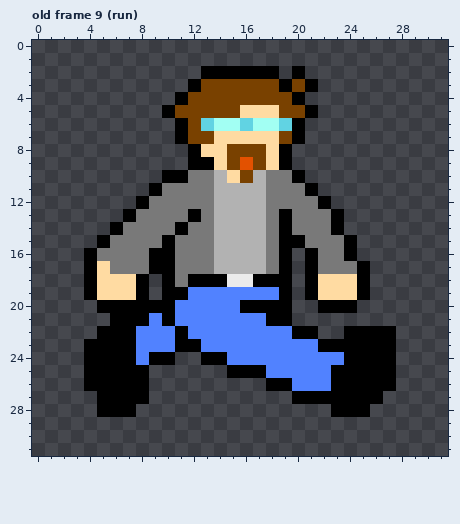
Pixel-art file -- chase-game/graphics/xander/xander.ase. The first picture shows the starting point.
32x32 pixels, 13 frames. Shown: old frame 9 (run).
After the commit:
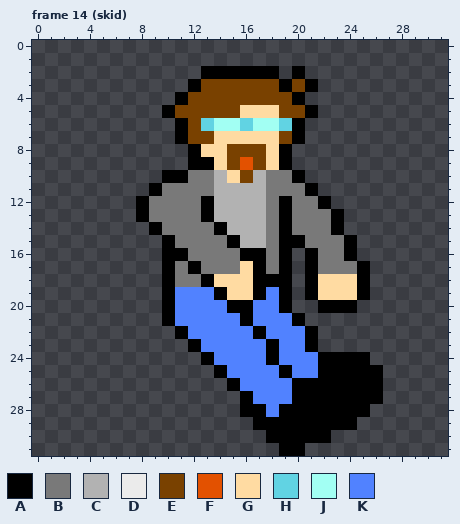
Palette (. is transparent): A #000000  B #797979  C #b2b2b2  D #ebebeb  E #794100  F #e35100  G #ffdba2  H #61d3e3  J #a2fff3  K #5182ff
A new or re-ordered frame is compared with the old frame closest to it.
Log entry: Added skid animation and made scene for player anim controller.
Difference:
frames 13 -> 14
Frame 14 (skid) is new; against old frame 9 (run):
y 12: x 13 B -> A; x 19 B -> A
y 13: x 7..8 AB -> .A; x 12..13 AB -> BA
y 14: x 6..9 ABBB -> ...A; x 11 A -> B; x 14 C -> A
y 15: x 5..9 ABBBB -> .....; x 14..15 CC -> BA
y 16: x 4..9 ABBBBA -> ......; x 11 B -> A; x 14..17 CCCC -> BBAA
y 17: x 4..9 AGBBBA -> ......; x 12 B -> A; x 14..17 CCCC -> BBGA
y 18: x 4..8 AGGGA -> .....; x 12 A -> B; x 14..16 ADD -> GGG
y 19: x 4..8 AGGGA -> .....; x 11 A -> K; x 14..17 KKKK -> AGGA
y 20: x 5..9 AAAAA -> .....; x 15 K -> A; x 17..18 AA -> KK
y 21: x 6..9 AAAK -> ....; x 16 K -> A; x 18..20 AA. -> KKA
y 22: x 5..10 AAAKKK -> ......; x 17 K -> A; x 20 A -> K; x 24..27 AAAA -> ....
y 23: x 4..11 AAAAKKKA -> ........; x 18 K -> A; x 21..27 KAAAAAA -> A......
y 24: x 4..10 AAAAKAA -> .......; x 14 A -> K; x 18 K -> A; x 22..23 KK -> AA; x 26..27 AA -> ..
y 25: x 4..8 AAAAA -> .....; x 14..17 .AAA -> AKKK; x 19 K -> A; x 22 K -> A; x 27 A -> .
y 26: x 4..8 AAAAA -> .....; x 15..22 ...AAKKK -> AKKKKAAA; x 27 A -> .
y 27: x 5..8 AAAA -> ....; x 16..19 .... -> AKKK
y 28: x 5..7 AAA -> ...; x 16..22 ....... -> AAKAAAA
y 29: x 17..24 ........ -> AAAAAAAA
y 30: x 18..22 ..... -> AAAAA
y 31: x 19..20 .. -> AA
Pixel boxes of the changes (left, top, right, bottom) in both pictures:
changed: (84, 196, 396, 456)
